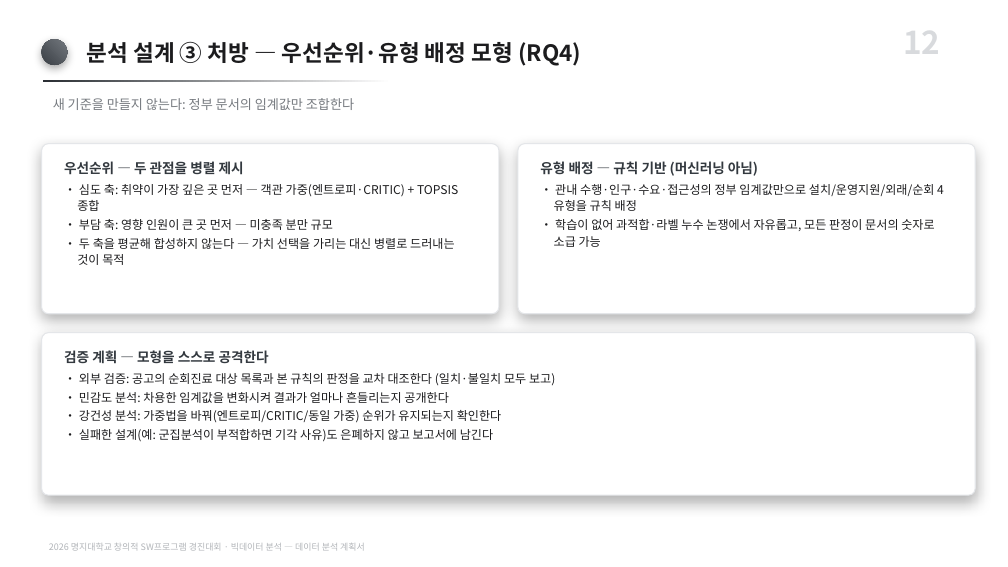
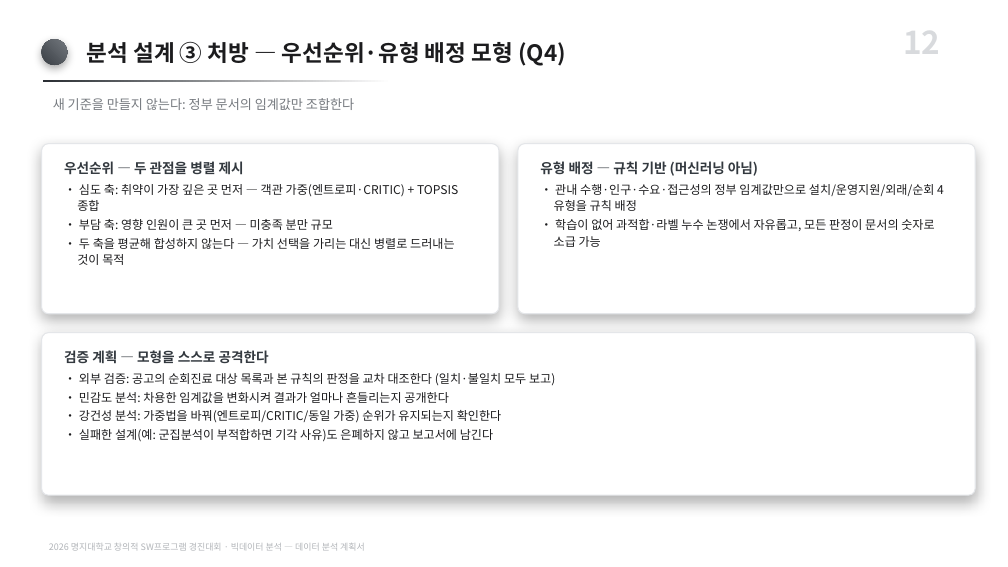
Before and after one commit to karvvan/maternity-care-policy-audit, a slide deck: slide 12 of 04_제출물/데이터분석_계획서.pptx. Drawn at 1008x567 pixels with LibreOffice and Linux fonts; fonts in the diff are those of the drawing. Boxes give left, top, right and bottom in pixels: in the first picture for what was removed or moved away, otherwise in the second. Text is boxed around its words. In the diff, an @@ line names an element or a change of style, - is before the commit and + after.

```diff
--- a/04_제출물/데이터분석_계획서.pptx
+++ b/04_제출물/데이터분석_계획서.pptx
@@ text at (87,41,566,66): text changed @@
-분석 설계 ③ 처방 — 우선순위·유형 배정 모형 (RQ4)
+분석 설계 ③ 처방 — 우선순위·유형 배정 모형 (Q4)
```
Also in this commit, not shown: 8 other slides changed, 3 other files.
